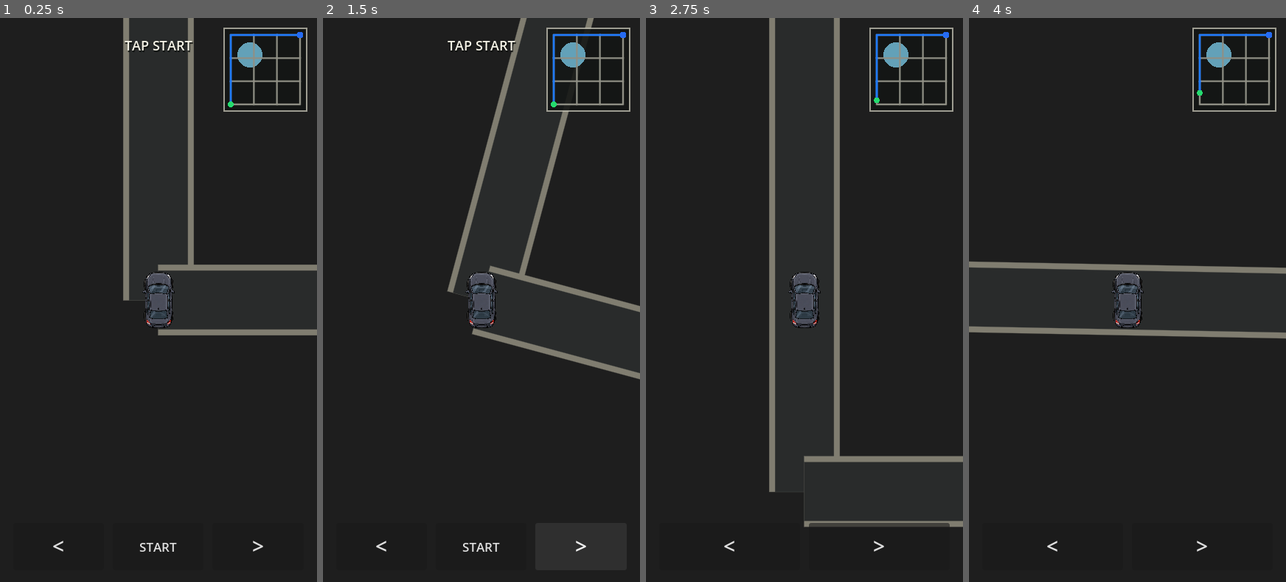
Above: before the commit, frames 1-4 (left to right).
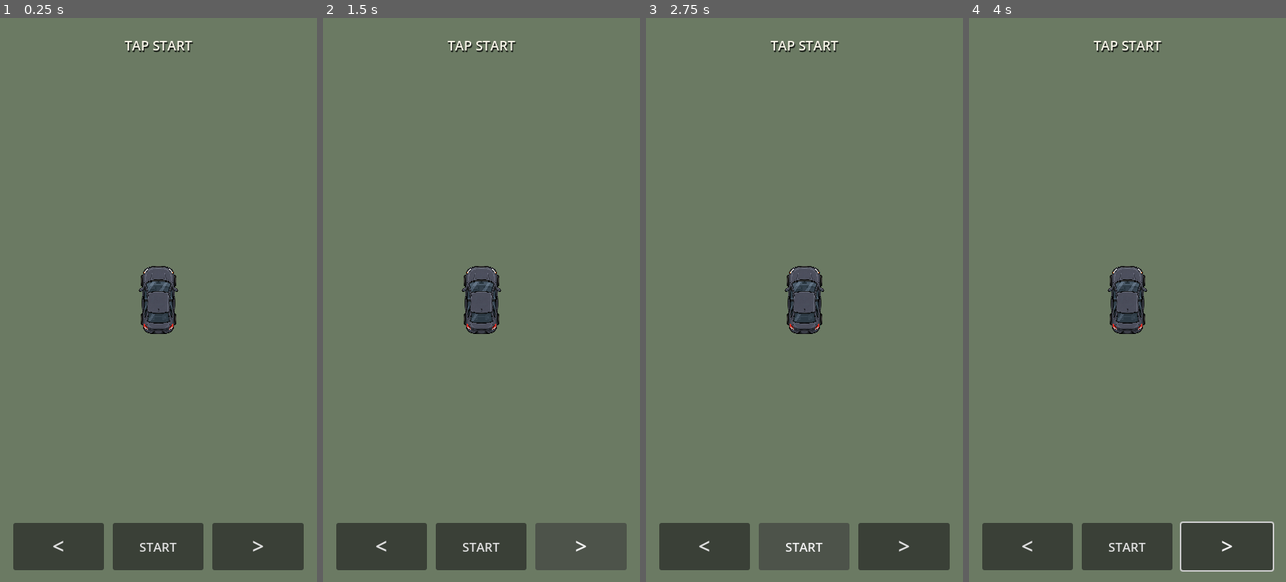
Above: after the commit, the same moments.

Repository: patrickcallahancomedy/comedian
Game: Godot game, scene res://scenes/drive/drive_module.tscn
Same seed, same stepped clock (60 frames per second), same inputs: the game is played once before the commit and once after it.
Inputs (mouse positions are in pixels of both pictures, inside the frame that each line leads up to):
- Up to frame 1 (0.25 s): no input
- Up to frame 2 (1.5 s): click "<" at 0.5 s; click ">" at 1.25 s
- Up to frame 3 (2.75 s): click "START" at 2 s
- Up to frame 4 (4 s): click (1127, 548) at 2.75 s, where only the run after the commit has a clickable "START"; tap Enter (ui_accept) at 3.5, 3.77 s; move the mouse to (1197, 271) at 3.52 s; hold Right from 3.53 s (still down); tap Space at 3.6 s; click (1197, 271) at 3.67 s

The runs differ from the first frame. In frame 1, 96% of the frame differs, in the area x 0-100%, y 0-100%; in frame 2, 97%; in frame 3, 95%; in frame 4, 97%.
Error after the commit: Parse Error: Identifier "transition_elapsed" not declared in the current scope. (res://scripts/drive/city_map.gd:1072)

Commit message:
DRIVE v0.11 replace timed transitions with connected road chunks

Diff:
--- a/godot/scripts/drive/city_map.gd
+++ b/godot/scripts/drive/city_map.gd
@@ -61,18 +61,11 @@
 var lane_visual_offset := 0.0
 var lane_traffic: Array = []
 
-# Connector animation state. These are presentation transitions, not new levels.
-var transition_active := false
-var transition_elapsed := 0.0
-var transition_duration := 1.35
-var transition_target_index := -1
-var transition_from_road_width := 0.0
-var transition_to_road_width := 0.0
-var transition_from_car_scale := 1.0
-var transition_to_car_scale := 1.0
-var transition_from_lane_count := 1
-var transition_to_lane_count := 1
-var transition_scroll := 0.0
+# Connected-road state. Connector chunks are driven by distance, so the same
+# road physically widens/narrows instead of switching to a transition screen.
+var road_center_offset := 0.0
+var connector_origin_offset := 0.0
+var pending_connector_offset := 0.0
 
 var rng := RandomNumberGenerator.new()
 var car_base_position := Vector2.ZERO
@@ -158,9 +151,9 @@
 	else:
 		_build_lane_stage()
 
-	# The final venue approach is intentionally automatic; highway/neighborhood
-	# retain the same two-button steering language.
-	if steering_mode == "approach":
+	# Connector chunks are automatic pieces of road. Turn/lane chunks keep the
+	# same left/right input language.
+	if steering_mode == "connector":
 		left_button.hide()
 		right_button.hide()
 	else:
@@ -180,60 +173,18 @@
 	if next_index >= DRIVE_PROFILES.ORDER.size():
 		_finish_drive()
 		return
-	_begin_connector(next_index)
-
-
-func _begin_connector(next_index: int) -> void:
-	if transition_active or drive_complete:
-		return
-
-	var next_profile: Dictionary = DRIVE_PROFILES.get_profile(
-		DRIVE_PROFILES.ORDER[next_index]
-	)
-
-	transition_active = true
-	transition_elapsed = 0.0
-	transition_target_index = next_index
-	transition_scroll = 0.0
-	transition_from_road_width = road_width
-	transition_to_road_width = (
-		DRIVE_PROFILES.BASE_LANE_WIDTH
-		* float(next_profile.get("road_scale", 1.0))
-		* int(next_profile.get("lane_count", 1))
-	)
-	transition_from_car_scale = car_scale
-	transition_to_car_scale = float(next_profile.get("car_scale", 1.0))
-	transition_from_lane_count = lane_count
-	transition_to_lane_count = int(next_profile.get("lane_count", 1))
-
-	is_driving = false
-	lane_traffic.clear()
-	status_label.text = ""
-	left_button.hide()
-	right_button.hide()
-	forward_button.hide()
-	player_car.position = car_base_position
-	queue_redraw()
-
-
-func _process_connector(delta: float) -> void:
-	transition_elapsed += delta
-	transition_scroll += DRIVE_PROFILES.BASE_SPEED * delta
-	var progress := clampf(transition_elapsed / transition_duration, 0.0, 1.0)
-	var eased := smoothstep(0.0, 1.0, progress)
-
-	player_car.scale = Vector2.ONE * lerpf(
-		transition_from_car_scale,
-		transition_to_car_scale,
-		eased
-	)
-	player_car.position = car_base_position
-
-	if progress >= 1.0:
-		transition_active = false
-		var next_index := transition_target_index
-		transition_target_index = -1
-		_load_stage(next_index, true)
+
+	var next_id: String = str(DRIVE_PROFILES.ORDER[next_index])
+
+	# The highway's right lane literally becomes the outgoing connector. Carry
+	# that visible lane position into the next road chunk so there is no recenter
+	# teleport at the split.
+	if active_stage_id == "highway" and next_id == "connector_in":
+		pending_connector_offset = lane_visual_offset
+	else:
+		pending_connector_offset = 0.0
+
+	_load_stage(next_index, true)
 
 
 func _start_current_stage() -> void:
@@ -375,11 +326,6 @@
 		drive_time += delta
 	bump_cooldown = maxf(0.0, bump_cooldown - delta)
 
-	if transition_active:
-		_process_connector(delta)
-		queue_redraw()
-		return
-
 	if steering_mode == "turn":
 		_process_turn_mode(delta)
 	else:
@@ -641,7 +587,7 @@
 
 
 func _move_forward() -> void:
-	if drive_complete or transition_active:
+	if drive_complete:
 		return
 
 	if not section_started:
@@ -660,10 +606,10 @@
 
 
 func _turn_left() -> void:
-	if drive_complete or transition_active:
-		return
-
-	if steering_mode == "approach":
+	if drive_complete:
+		return
+
+	if steering_mode == "connector":
 		return
 	if steering_mode == "lane":
 		target_lane = maxi(0, target_lane - 1)
@@ -675,10 +621,10 @@
 
 
 func _turn_right() -> void:
-	if drive_complete or transition_active:
-		return
-
-	if steering_mode == "approach":
+	if drive_complete:
+		return
+
+	if steering_mode == "connector":
 		return
 	if steering_mode == "lane":
 		target_lane = mini(lane_count - 1, target_lane + 1)
@@ -802,10 +748,6 @@
 
 
 func _draw() -> void:
-	if transition_active:
-		_draw_connector_scene()
-		return
-
 	if steering_mode == "turn":
 		_draw_turn_scene()
 	else:
